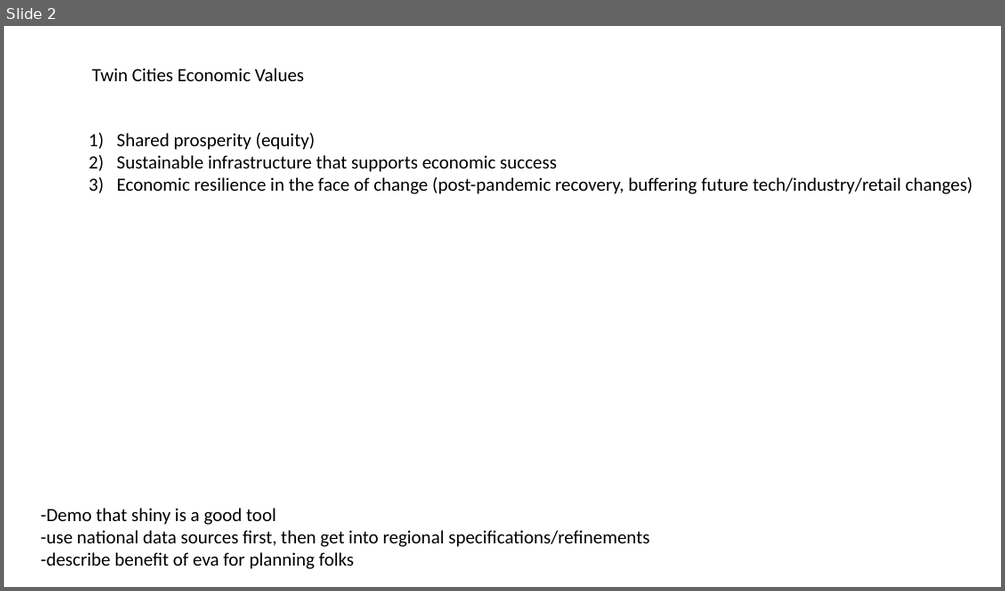
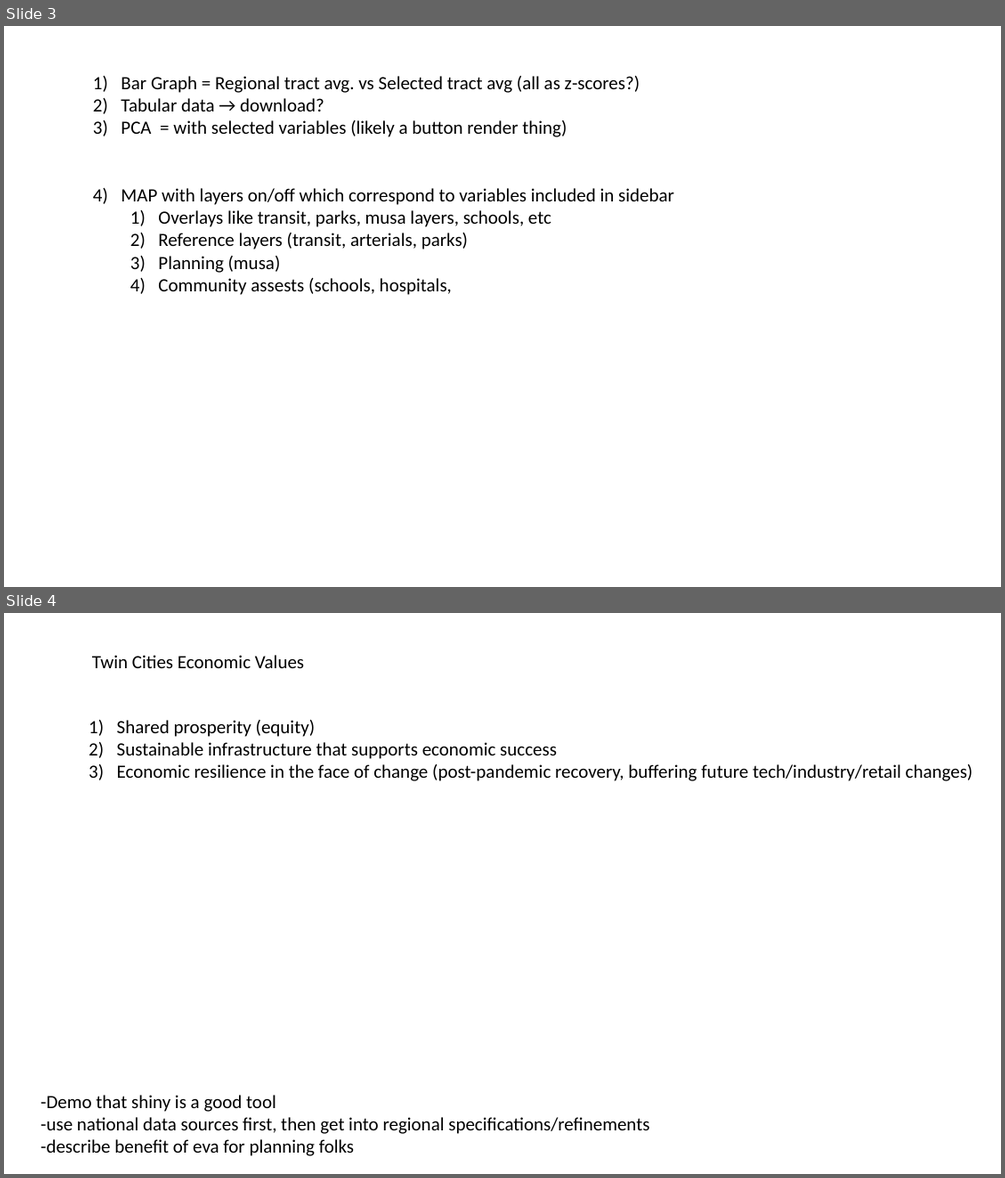
Before and after one commit to Metropolitan-Council/economic-values-atlas, a slide deck: supporting info/MetCValues.pptx. Shown one above the other, each under a label of ours: slide 2 before the commit, slides 3 and 4 after it. The pictures are 1005x591 and 1005x1178 pixels, drawn with LibreOffice and Linux fonts; fonts in the diff are those of the drawing. Boxes give left, top, right and bottom in pixels: in the first picture for what was removed or moved away, otherwise in the second. Text is boxed around its words. In the diff, an @@ line names an element or a change of style, - is before the commit and + after.

```diff
--- a/supporting info/MetCValues.pptx
+++ b/supporting info/MetCValues.pptx
@@ slide 3 added at box(4, 26, 1001, 587), background #FFFFFF @@
@@ text added at box(121, 76, 674, 295), 18 pt, text #000000 @@
+1) Bar Graph = Regional tract avg. vs Selected tract avg (all as z-scores?)
+2) Tabular data → download?
+3) PCA = with selected variables (likely a button render thing)
+4) MAP with layers on/off which correspond to variables included in sidebar
+  1) Overlays like transit, parks, musa layers, schools, etc
+  2) Reference layers (transit, arterials, parks)
+  3) Planning (musa)
+  4) Community assests (schools, hospitals,
@@ what was slide 2 is now slide 4 @@
```
Also in this commit, not shown: 1 slide changed, 1 other slide added, 3 other files.
